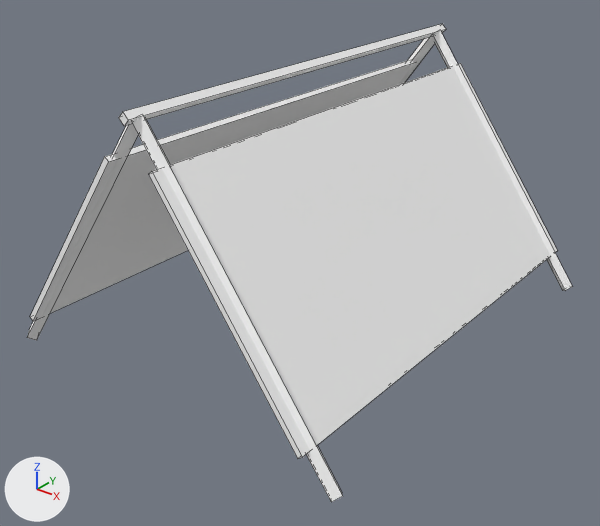
Before and after pictures for a commit that changed the Blender file art/env/tent.blend.
Camera for both pictures: a 50 mm camera at (3.48, -4.53, 3.18) aimed at (0.05, -0.24, 0.52). The axes (+X, +Y, +Z) are drawn at lower left. The lights are the same throughout. The first picture is the older version. Mesh edges are drawn as thin lines. Objects named as collision shapes, trigger or cutter boxes, shadow casters or lower levels of detail are left out.

Names of what the first picture shows: 'Tent'.
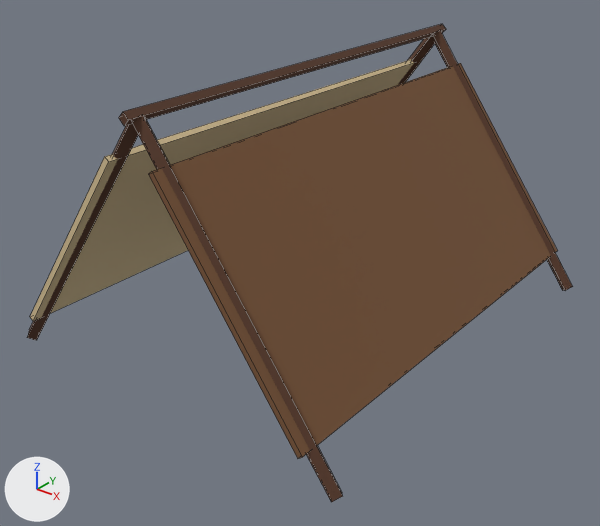
Location of each change, [x1, y1, x2, y2] in pixels of the pictures (600 x 526 px; the box of a moved part takes in the faces that stretch with it):
'Tent', recoloured, reshaped (darker): [27, 24, 573, 502] in both
part 1 of me_tent, moved or reshaped: [132, 115, 343, 502] in both
part 2 of me_tent, moved or reshaped: [433, 30, 573, 291] in both
part 3 of me_tent, recoloured (darker): [27, 24, 557, 458] in both

The change, as a list of edits to the scene's bpy script:
```text
Change mat_vk_vcol:
    where n0 = _N.new('ShaderNodeBsdfPrincipled'); n0.name = 'Principled BSDF'
    remove n0.inputs[0].default_value = (1.0, 1.0, 1.0, 1.0)  # 'Base Color', white #ffffff
    add n2 = _N.new('ShaderNodeVertexColor'); n2.name = 'Color Attribute'
    add n2.layer_name = 'Color'
    add _L.new(n2.outputs[0], n0.inputs[0])  # 'Color' to 'Base Color'
Change me_tent:
    used by ob_tent; location = (0.0, 0.0, 0.0)
    remove me_tent.from_pydata(...)  # 56 vertices, 42 faces; spans x -1.44..1.44, y -1.7..1.7, z -0.03..1.96
    add me_tent.from_pydata(...)  # 52 vertices, 42 faces; spans x -1.44..1.44, y -1.7..1.7, z -0.03..1.96
    me_tent part 1
    2 vertices are removed from x 0.0, y -1.65..-1.55, z 1.9
    5 faces are deleted
    5 new faces join them, smooth
    me_tent part 2
    2 vertices are removed from x 0.0, y 1.55..1.65, z 1.9
    5 faces are deleted
    5 new faces join them, smooth
    me_tent part 3: 32 kept faces spanning x -1.44..1.44, y -1.7..1.7, z -0.03..1.96 get new vertex colours
```
